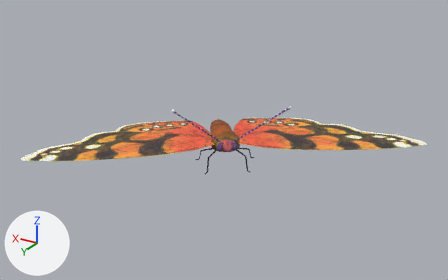
The glTF model FileStorage/Flower/Butterfly_Flap.glb as it was, and as the next commit left it.
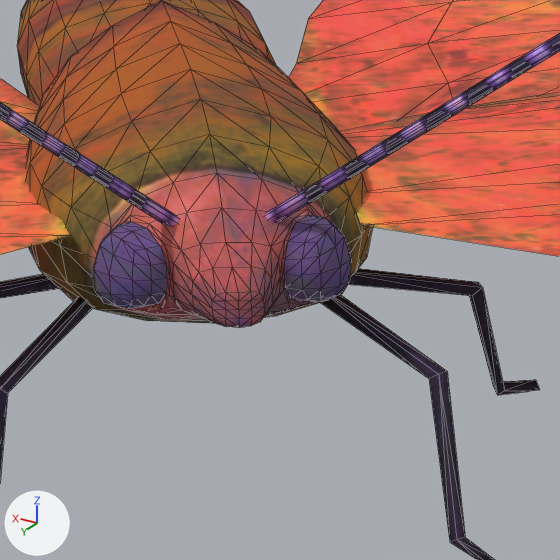
Each version appears first whole from a 50 mm camera at (-5.77, 9.67, 5.26) aimed at (-0.19, 0.37, 0.61), and next in a close-up on the part from 47% to 57% of the width and 45% to 62% of the height. The axes (+X, +Y, +Z) are drawn at lower left. The lights are the same throughout. The older version's two pictures come first. The close-ups show mesh edges as thin lines. Vertices at exactly the same position are counted once.

The scene before the commit, as lines of its bpy script (objects in view):
```python
me_cube = bpy.data.meshes.new('Cube')
me_cube.from_pydata(...)  # 776 vertices, 1404 faces; spans x -3.55..2.73, y -2.66..2.96, z 0.0..1.57
me_cube.materials.append(mat_butterfly)  # picture img_butterflymap
ob_cube = bpy.data.objects.new('Cube', me_cube)
ob_cube.location = (0.0, 0.0, 0.0)
```
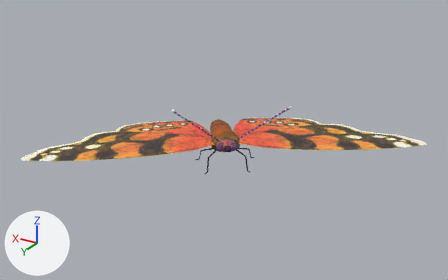
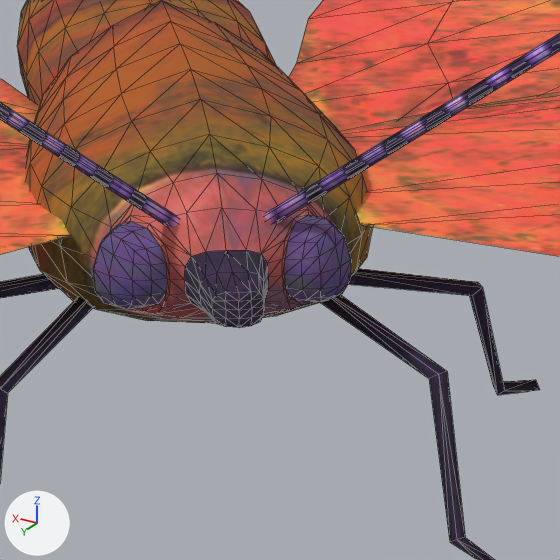
What changed in the scene script:
```text
Change me_cube:
    where me_cube.from_pydata(...)  # 776 vertices, 1404 faces; spans x -3.55..2.73, y -2.66..2.96, z 0.0..1.57
    used by ob_cube; location = (0.0, 0.0, 0.0)
    me_cube part 1: 32 of the vertices in x -0.42..-0.24, y 0.36..0.53, z 0.43..0.55 are scaled about their middle by (0.845, 0.904, 0.799)
    me_cube part 2: texture (UV) coordinates of 96 of 1404 faces, centred in x -0.45..-0.26, y 0.4..0.59, z 0.44..0.55, changed; they spanned u 0.72..0.93, v 0.54..0.58 and now span u 0.11..0.13, v 0.32..0.53
```

Where the change shows, as pixel boxes [x1, y1, x2, y2] in the close-ups (560 x 560 px; the box of a moved part takes in the faces that stretch with it):
'Cube', reshaped, surface changed: [0, 0, 560, 560] in both
part 1 of me_cube, moved or reshaped: before [149, 208, 294, 324]; after [149, 208, 294, 321]
part 2 of me_cube, surface changed: before [173, 242, 280, 328]; after [184, 250, 268, 328]
